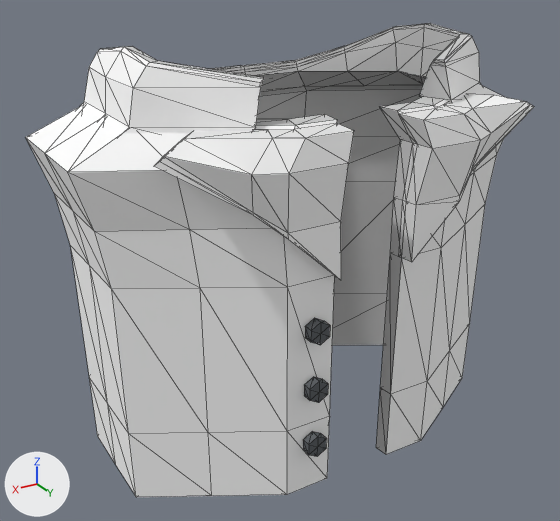
Two versions of the OBJ model Models/person_hulk_jacket.obj, one commit apart.
Camera for both pictures: a camera (50 mm lens) standing at (0.591, 0.948, 0.916) and looking at (0.028, 0.01, 0.447). The lights are fixed; the arrows at lower left show +X, +Y and +Z. The picture after the commit comes second. Mesh edges are drawn as thin lines. Where no turn or scale is listed for an object, it has been applied to the vertices.

The scene before the commit, as lines of its bpy script (objects in view):
```python
me_person_hulk_jacket = bpy.data.meshes.new('person_hulk_jacket')
me_person_hulk_jacket.from_pydata(...)  # 404 vertices, 780 faces; spans x -0.36..0.36, y -0.203..0.228, z 0.17..0.78
# faces by material slot: [262, 84, 362, 72]
me_person_hulk_jacket.materials.append(mat_stuff_plain)  # white #ffffff
me_person_hulk_jacket.materials.append(mat_stuff_plain_dark)  # white #e7e7e7
me_person_hulk_jacket.materials.append(mat_stuff_plain_deep)  # light grey #cbcbcb
me_person_hulk_jacket.materials.append(mat_coat_trim)  # dark grey #595d61
ob_person_hulk_jacket = bpy.data.objects.new('person_hulk_jacket', me_person_hulk_jacket)
ob_person_hulk_jacket.location = (0.0, 0.0, 0.0)
```
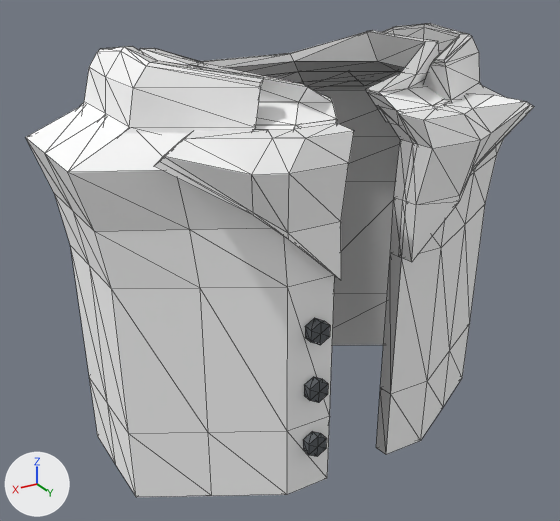
Pixel boxes (x1, y1, x2, y2) of what changed, in the pictures (560 x 521 px):
```json
{"part": 1, "of": "me_person_hulk_jacket", "change": "added", "after": [140, 30, 444, 125]}
```

Edits to the scene script, one JSON object a line:
```json
{"block": "me_person_hulk_jacket", "where": "# used by ob_person_hulk_jacket; location = (0.0, 0.0, 0.0)"}
{"op": "remove", "block": "me_person_hulk_jacket", "code": "me_person_hulk_jacket.from_pydata(...)  # 404 vertices, 780 faces; spans x -0.36..0.36, y -0.203..0.228, z 0.17..0.78"}
{"op": "add", "block": "me_person_hulk_jacket", "code": "me_person_hulk_jacket.from_pydata(...)  # 484 vertices, 936 faces; spans x -0.36..0.36, y -0.203..0.228, z 0.17..0.78"}
{"block": "me_person_hulk_jacket", "change": "me_person_hulk_jacket part 1: a new loose piece of 80 vertices spanning x -0.302..0.302, y -0.162..0.176, z 0.68..0.765"}
```
